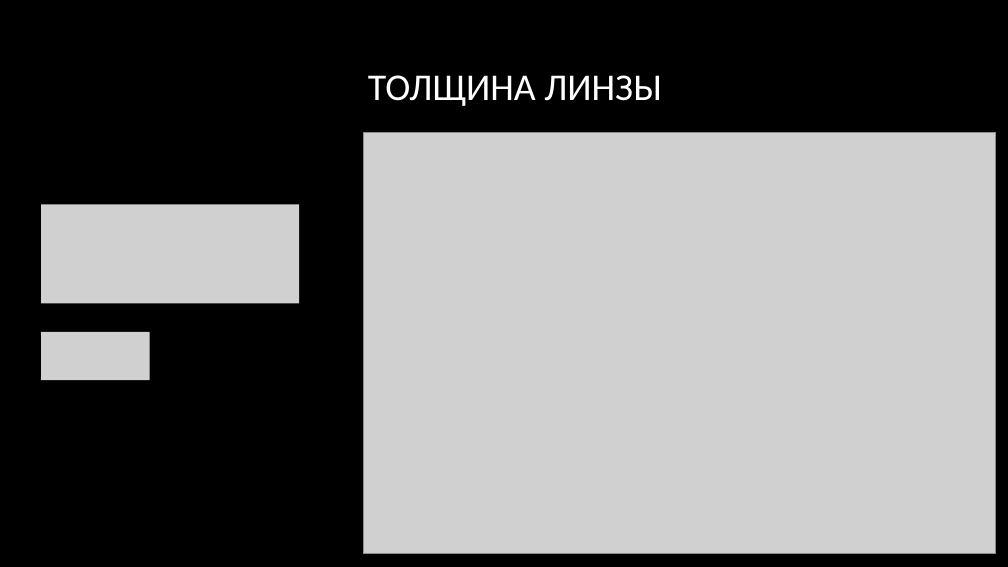
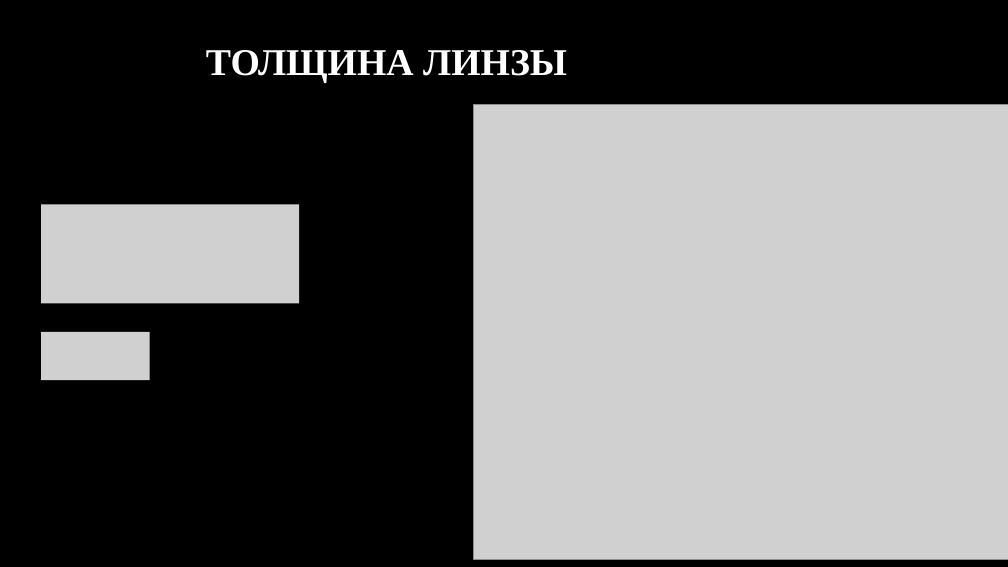
Before and after one commit to KondratovichMaxim/sciense, a slide deck: slide 13 of создания идеальной линзы.pptx (slide 10 before the commit). Drawn at 1008x567 pixels with LibreOffice and Linux fonts; fonts in the diff are those of the drawing; grey boxes stand for pictures; background and template pictures are left out. Boxes give left, top, right and bottom in pixels: in the first picture for what was removed or moved away, otherwise in the second. Text is boxed around its words. In the diff, an @@ line names an element or a change of style, - is before the commit and + after.

```diff
--- a/создания идеальной линзы.pptx
+++ b/создания идеальной линзы.pptx
@@ title "ТОЛЩИНА ЛИНЗЫ": place and size @@
-title "ТОЛЩИНА ЛИНЗЫ" at <box>368,75,661,106</box>
+title "ТОЛЩИНА ЛИНЗЫ" at <box>206,50,567,83</box>
@@ title "ТОЛЩИНА ЛИНЗЫ" at <box>206,50,567,83</box>: font Calibri to Times New Roman, bold on @@
@@ picture: place and size @@
-picture at <box>364,132,997,554</box>
+picture at <box>474,104,1008,560</box>
```
Also in this commit, not shown: 17 other slides changed, 6 slides added, 3 slides removed.
